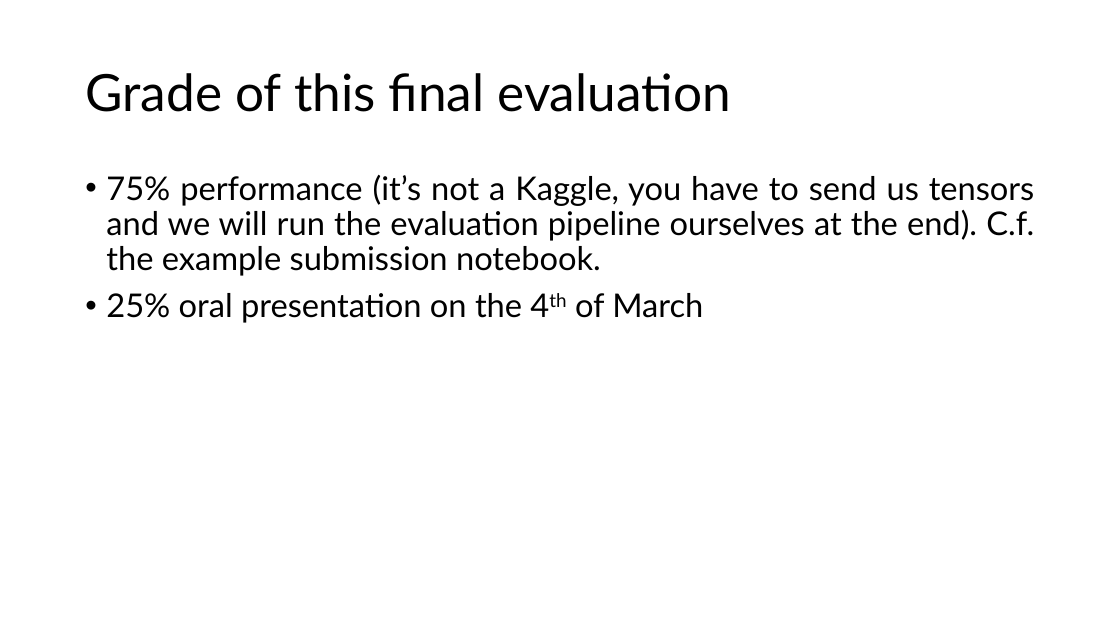
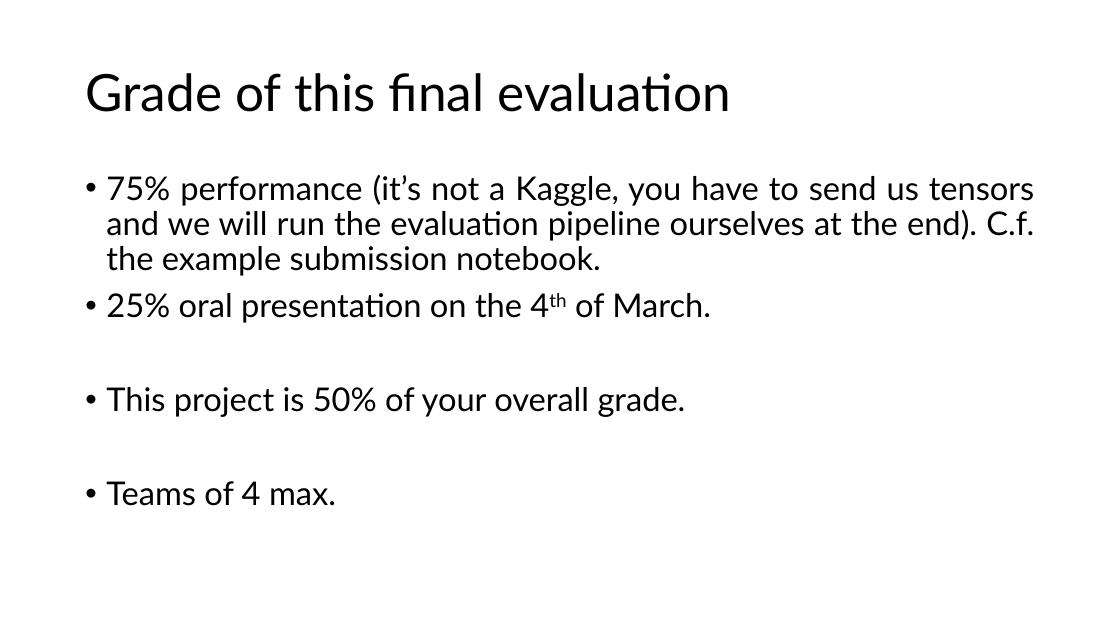
Before and after one commit to MICS-Lab/DeepLearningCourse2025, a slide deck: slide 2 of Slides/Final Evaluation.pptx. Drawn at 1120x630 pixels with LibreOffice and Linux fonts; fonts in the diff are those of the drawing. Boxes give left, top, right and bottom in pixels: in the first picture for what was removed or moved away, otherwise in the second. Text is boxed around its words. In the diff, an @@ line names an element or a change of style, - is before the commit and + after.

Commit message:
Updated Final Evaluation slide

```diff
--- a/Slides/Final Evaluation.pptx
+++ b/Slides/Final Evaluation.pptx
@@ text at (106,293,711,506): text changed @@
-• 25% oral presentation on the 4th of March
+• 25% oral presentation on the 4th of March.
+• This project is 50% of your overall grade.
+• Teams of 4 max.
```
Also in this commit, not shown: 1 slide added.
